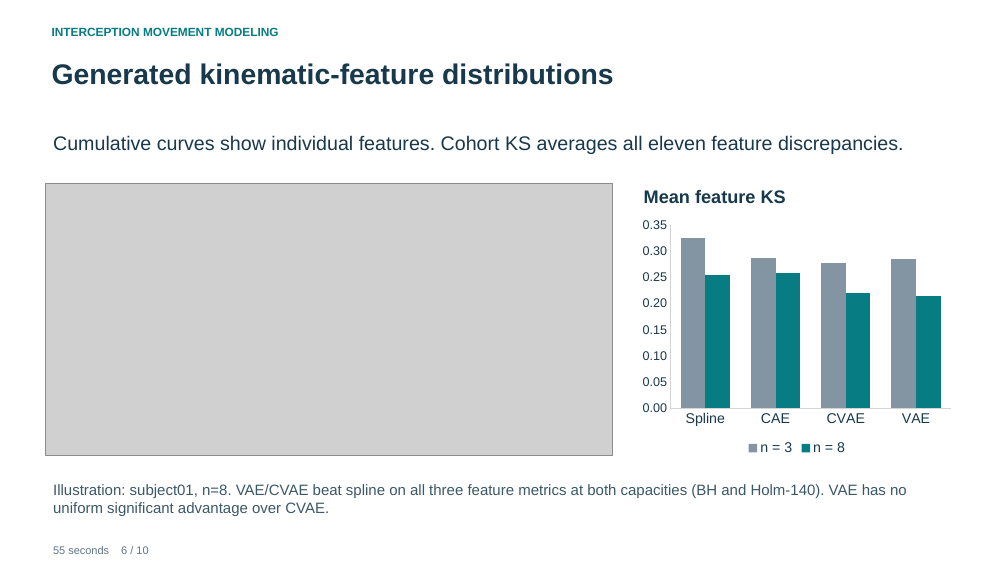
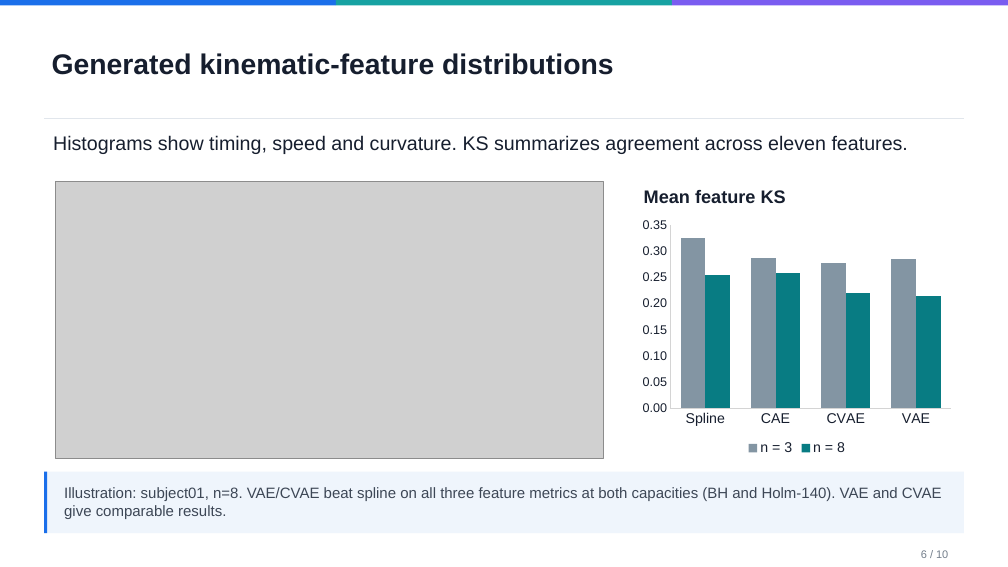
Before and after one commit to pazflashner/interception-movements-dl, a slide deck: slide 6 of production/Interception_Movements_Course_Presentation.pptx. Drawn at 1008x567 pixels with LibreOffice and Linux fonts; fonts in the diff are those of the drawing; grey boxes stand for pictures. Boxes give left, top, right and bottom in pixels: in the first picture for what was removed or moved away, otherwise in the second. Text is boxed around its words. In the diff, an @@ line names an element or a change of style, - is before the commit and + after.

Commit message:
Polish course report and deck with confirmed lab units and Paz design

```diff
--- a/production/Interception_Movements_Course_Presentation.pptx
+++ b/production/Interception_Movements_Course_Presentation.pptx
@@ rectangle added at (x1=0, y1=0, x2=336, y2=5), fill #1B6FEA @@
@@ text removed at (x1=52, y1=27, x2=279, y2=36) @@
-INTERCEPTION MOVEMENT MODELING
@@ rectangle added at (x1=336, y1=0, x2=671, y2=5), fill #17A2A2 @@
@@ rectangle added at (x1=672, y1=0, x2=1008, y2=5), fill #7A5CF0 @@
@@ text "Generated kinematic-feature distributions" at (x1=52, y1=53, x2=614, y2=75): text colour #18384B to #161E2E @@
@@ text "Generated kinematic-feature distributions" moved from (x1=52, y1=63, x2=614, y2=85) to (x1=52, y1=53, x2=614, y2=75) @@
@@ rectangle added at (x1=44, y1=118, x2=964, y2=119), fill #E1E6EC @@
@@ text at (x1=53, y1=135, x2=908, y2=154): text changed; text colour #18384B to #161E2E @@
-Cumulative curves show individual features. Cohort KS averages all eleven feature discrepancies.
+Histograms show timing, speed and curvature. KS summarizes agreement across eleven features.
@@ picture resized from (x1=45, y1=184, x2=613, y2=456) to (x1=55, y1=181, x2=603, y2=459) @@
@@ text "Mean feature KS" at (x1=644, y1=190, x2=786, y2=203): text colour #18384B to #161E2E @@
@@ column chart at (x1=637, y1=213, x2=958, y2=459) @@
@@ legend changed @@
@@ category axis changed @@
@@ value axis changed @@
@@ rectangle added at (x1=44, y1=472, x2=964, y2=533), fill #EFF5FC @@
@@ rectangle added at (x1=44, y1=472, x2=47, y2=533), fill #1B6FEA @@
@@ text at (x1=64, y1=487, x2=942, y2=519): text changed; text colour #3B5867 to #3D4756 @@
-Illustration: subject01, n=8. VAE/CVAE beat spline on all three feature metrics at both capacities (BH and Holm-140). VAE has no uniform significant advantage over CVAE.
+Illustration: subject01, n=8. VAE/CVAE beat spline on all three feature metrics at both capacities (BH and Holm-140). VAE and CVAE give comparable results.
@@ text at (x1=921, y1=550, x2=948, y2=558): text changed; text colour #617583 to #737E8B @@
-55 seconds 6 / 10
+6 / 10
```
Also in this commit, not shown: 9 other slides changed, 27 other files.
